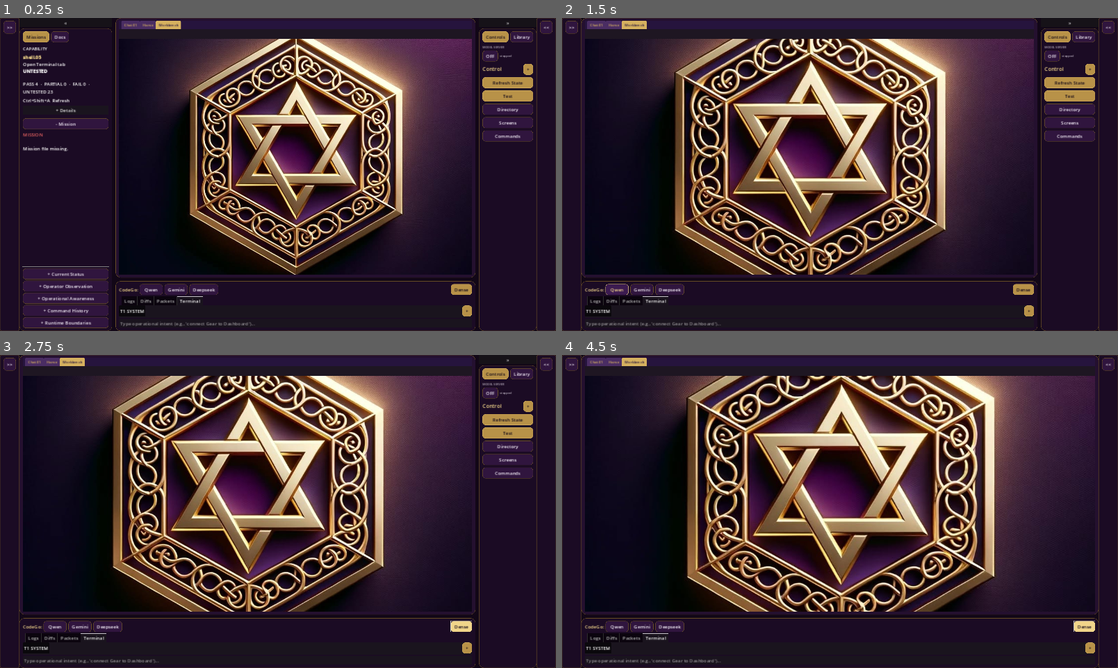
Above: before the commit, frames 1-4 (two rows, left to right).
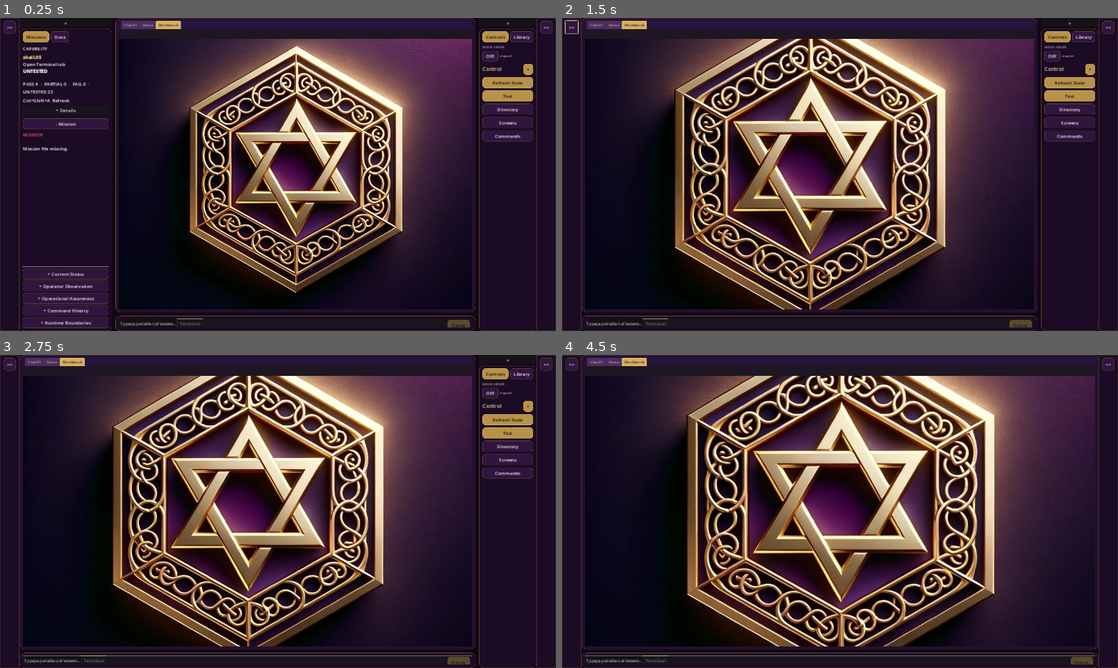
Above: after the commit, the same moments.

Repository: Precision-Tower/Spaceship
Game: Godot game, scene res://scenes/Main.tscn
The game is run twice, just before and just after one commit, with the same random seed, the same clock (stepped at 60 frames per second) and the same inputs.
Inputs (mouse positions are in pixels of both pictures, inside the frame that each line leads up to):
- Up to frame 1 (0.25 s): no input
- Up to frame 2 (1.5 s): click ">>" at 0.5 s; click (617, 290) at 1.25 s, where only the run before the commit has a clickable "Qwen"
- Up to frame 3 (2.75 s): click "Dense" at 2 s
- Up to frame 4 (4.5 s): click (639, 627) at 2.75 s, where only the run before the commit has a clickable "Gemini"; click "»" at 3.5 s; click "Dense" at 4.25 s

The runs differ from the first frame. In frame 1, 26% of the frame differs, in the area x 20-86%, y 6-99%; in frame 2, 34%; in frame 3, 34%; in frame 4, 38%, in the area x 3-97%, y 6-99%.

Commit message:
terminal: T2 CODEGO tab; codego attaches to running chrome

Diff:
--- a/UI/OperatorShell/layout/BottomDock.gd
+++ b/UI/OperatorShell/layout/BottomDock.gd
@@ -18,47 +18,41 @@
 	host._panel(bottom_shell, Palette.PLUM_DEEP, Palette.GOLD_DARK, 1, 16)
 
 	var box := VBoxContainer.new()
+	box.add_theme_constant_override("separation", 0)
 	bottom_shell.add_child(box)
 	box.custom_minimum_size = Vector2(0, 0)
 	box.clip_contents = true
 
-	var row := HBoxContainer.new()
-	row.add_theme_constant_override("separation", 6)
-	box.add_child(row)
-	row.custom_minimum_size = Vector2(0, 0)
-	row.clip_contents = true
+	# Tab host: TabContainer fills, Dense button overlays top-right
+	var tab_host := Control.new()
+	tab_host.size_flags_horizontal = Control.SIZE_EXPAND_FILL
+	tab_host.size_flags_vertical = Control.SIZE_EXPAND_FILL
+	box.add_child(tab_host)
 
-	var title := Label.new()
-	title.text = "CodeGo:"
-	title.add_theme_color_override("font_color", Palette.GOLD_BRIGHT)
-	row.add_child(title)
-
-	for provider in ["qwen", "gemini", "deepseek"]:
-		var btn := Button.new()
-		btn.text = provider.capitalize()
-		btn.tooltip_text = "Launch " + provider.capitalize() + " in Chrome"
-		btn.custom_minimum_size = Vector2(80, 26)
-		host._button(btn, false)
-		btn.pressed.connect(host._codego_provider.bind(provider))
-		row.add_child(btn)
-
-	var spacer := Control.new()
-	spacer.size_flags_horizontal = Control.SIZE_EXPAND_FILL
-	row.add_child(spacer)
+	bottom_tabs = TabContainer.new()
+	bottom_tabs.anchor_left = 0.0
+	bottom_tabs.anchor_top = 0.0
+	bottom_tabs.anchor_right = 1.0
+	bottom_tabs.anchor_bottom = 1.0
+	bottom_tabs.custom_minimum_size = Vector2(0, 0)
+	bottom_tabs.clip_contents = true
+	tab_host.add_child(bottom_tabs)
 
 	var density := Button.new()
 	density.text = "Dense"
+	density.anchor_left = 1.0
+	density.anchor_right = 1.0
+	density.offset_left = -84
+	density.offset_right = -8
+	density.offset_top = 3
+	density.offset_bottom = 27
+	density.grow_horizontal = Control.GROW_DIRECTION_BEGIN
 	host._button(density, true)
 	host._connect_observed_button(density, "Cycle Density", host._cycle_terminal_density)
-	row.add_child(density)
+	tab_host.add_child(density)
 
+	host.terminal_density_button = density
 	host.terminal_toggle_button = null
-
-	bottom_tabs = TabContainer.new()
-	bottom_tabs.custom_minimum_size = Vector2(0, 0)
-	bottom_tabs.clip_contents = true
-	bottom_tabs.size_flags_vertical = Control.SIZE_EXPAND_FILL
-	box.add_child(bottom_tabs)
 
 	host.approve_button = Button.new()
 	host.approve_button.text = "Approve Proposal"
@@ -68,13 +62,13 @@
 	box.add_child(host.approve_button)
 
 	host.terminal_input = LineEdit.new()
-	host.terminal_input.placeholder_text = "Type operational intent (e.g., 'connect Gear to Dashboard')..."
+	host.terminal_input.placeholder_text = "Type operational intent..."
 	host.terminal_input.focus_mode = Control.FOCUS_ALL
 	host.terminal_input.text_submitted.connect(host._on_terminal_input_submitted)
 	box.add_child(host.terminal_input)
 
 	add_bottom("Logs", "No CLI bridge output yet.")
-	add_bottom("Diffs", "Diff proposal/review output will render here.\n\nviewed_diff != approved_diff")
+	add_bottom("Diffs", "Diff proposal/review output will render here.")
 	add_bottom("Packets", "Packet intake and registry output will render here.")
 	add_terminal_bottom()
 
--- a/UI/OperatorShell/widgets/TerminalSurface.gd
+++ b/UI/OperatorShell/widgets/TerminalSurface.gd
@@ -5,6 +5,7 @@
 const TerminalClient = preload("res://runtime/TerminalServiceClient.gd")
 
 const SYSTEM_SESSION_ID := "system-log"
+const CODEGO_SESSION_ID := "codego-session"
 const SYSTEM_LOG_PATH := "/home/spaztic/Core/Dashboard/dashboard.log"
 const SYSTEM_INITIAL_LINES := 200
 const MAX_SCREEN_LINES := 5000
@@ -68,6 +69,7 @@
 	root.add_child(poll_timer)
 
 	_create_system_console()
+	_create_codego_console()
 	return root
 
 func apply_terminal_density(mode: String) -> void:
@@ -171,6 +173,50 @@
 	_load_system_log_tail()
 	_log_terminal("system console following " + SYSTEM_LOG_PATH)
 
+func _create_codego_console() -> void:
+	if sessions.has(CODEGO_SESSION_ID):
+		return
+	var dims := _terminal_dimensions()
+	var response := TerminalClient.create_session(dims.x, dims.y)
+	if not bool(response.get("ok", false)):
+		print("[OperatorTerminal] codego PTY failed: " + str(response.get("error", "")))
+		return
+	var sid := str(response.get("session_id", ""))
+	if sid == "":
+		return
+	var label := _create_terminal_label(sid)
+	var tab_shell := _create_tab_button(sid, "T2 CODEGO", false)
+	sessions[sid] = {
+		"id": sid,
+		"kind": "codego",
+		"title": "T2 CODEGO",
+		"pid": int(response.get("pid", -1)),
+		"state": "running",
+		"cwd": str(response.get("cwd", "")),
+		"label": label,
+		"tab_shell": tab_shell,
+		"tab_button": tab_shell.get_child(0),
+		"lines": [[]],
+		"cursor_col": 0,
+		"fg": "",
+		"exit_noted": false,
+	}
+	if empty_state:
+		empty_state.visible = false
+	_launch_codego(sid)
+
+func _launch_codego(sid: String) -> void:
+	var t := Timer.new()
+	t.wait_time = 2.0
+	t.one_shot = true
+	t.timeout.connect(func():
+		if sessions.has(sid):
+			TerminalClient.write_input(sid, "cd ~/Core/CodeGo && python3 CodeGo.py\n")
+			t.queue_free()
+	)
+	root.add_child(t)
+	t.start()
+
 func _load_system_log_tail() -> void:
 	if not sessions.has(SYSTEM_SESSION_ID):
 		return
@@ -391,11 +437,18 @@
 		selected_label.grab_focus()
 	_resize_session(sid)
 
+func _is_permanent_session(sid: String) -> bool:
+	if not sessions.has(sid):
+		return false
+	var data: Dictionary = sessions[sid]
+	var k := str(data.get("kind", "bash"))
+	return k == "system" or k == "codego"
+
 func _close_session(sid: String) -> void:
 	if not sessions.has(sid):
 		return
-	if _is_system_session(sid):
-		_select_session(SYSTEM_SESSION_ID)
+	if _is_permanent_session(sid):
+		_select_session(sid)
 		return
 	var data: Dictionary = sessions[sid]
 	TerminalClient.close_session(sid)
